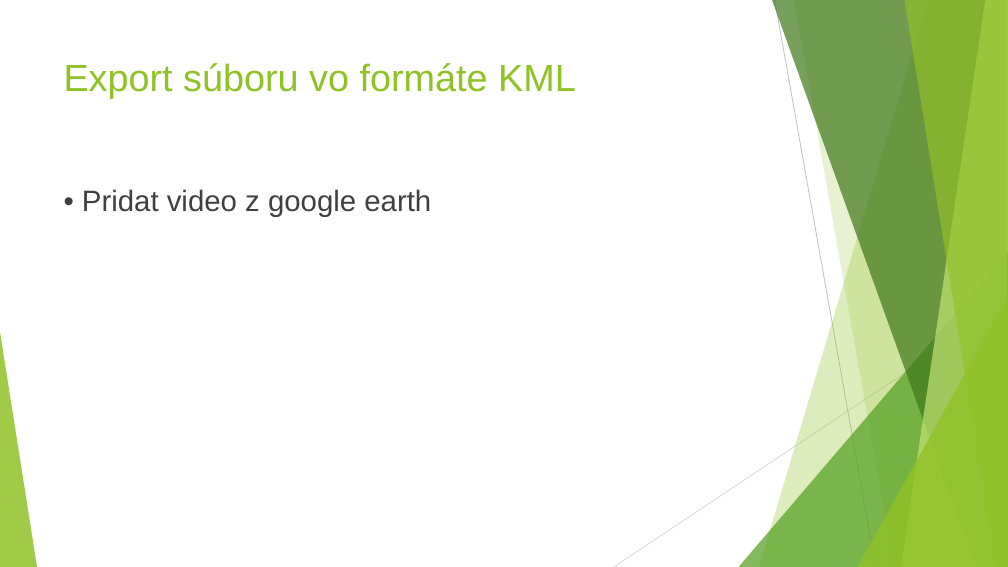
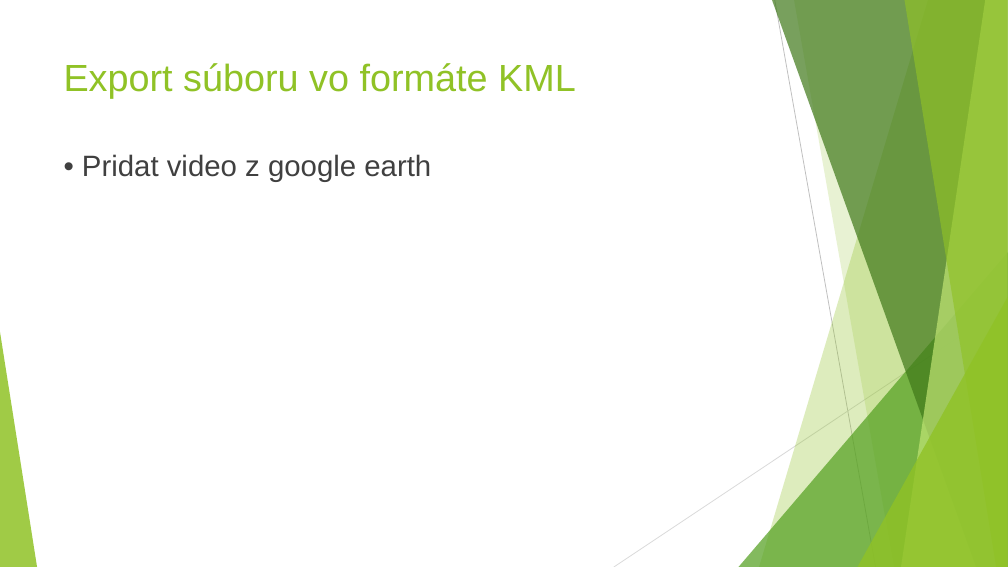
Before and after one commit to gameblaer/zaverecna_praca_bc, a slide deck: slide 9 of Prezentacia_Vrták_Martin.pptx. Drawn at 1008x567 pixels with LibreOffice and Linux fonts; fonts in the diff are those of the drawing. Boxes give left, top, right and bottom in pixels: in the first picture for what was removed or moved away, otherwise in the second. Text is boxed around its words. In the diff, an @@ line names an element or a change of style, - is before the commit and + after.

```diff
--- a/Prezentacia_Vrták_Martin.pptx
+++ b/Prezentacia_Vrták_Martin.pptx
@@ text "• Pridat video z google ...": place and size @@
-text "• Pridat video z google ..." at box(82, 189, 431, 217)
+text "• Pridat video z google ..." at box(82, 154, 431, 182)
```
Also in this commit, not shown: 3 other slides changed.
